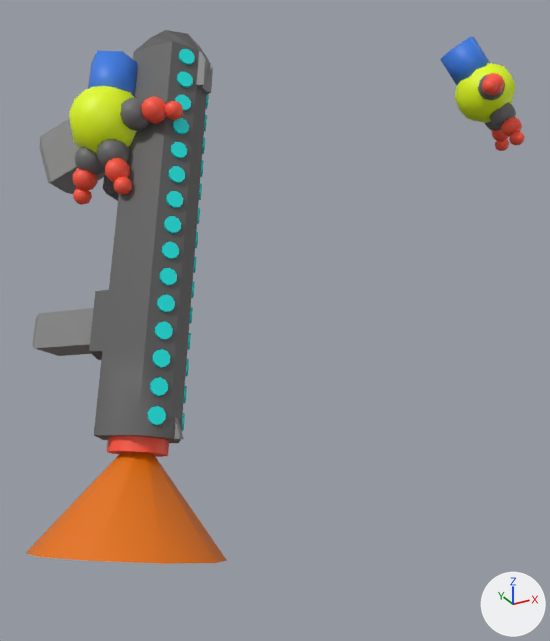
A saved change to the glTF model public/assets/models/assault/default/fps.glb.
Before and after are seen from a 50 mm lens placed at (-0.606, -0.955, -0.028), pointed at (-0.134, -0.097, -0.457). The axes (+X, +Y, +Z) are drawn at lower right. The lights are the same throughout. Where no turn or scale is listed for an object, it has been applied to the vertices. Vertices at the same position are counted once.

The older version as bpy lines, for what is in view:
```python
me_circle_017 = bpy.data.meshes.new('Circle.017')
me_circle_017.from_pydata(...)  # 20 vertices, 20 faces; spans x -0.168..0.036, y -0.196..-0.009, z -0.222..-0.052
me_circle_017.materials.append(mat_blast)  # orange #e77400
me_sphere_005 = bpy.data.meshes.new('Sphere.005')
me_sphere_005.from_pydata(...)  # 864 vertices, 1640 faces; spans x -0.372..0.372, y -0.073..0.082, z -0.285..-0.102
# faces by material slot: [40, 960, 160, 480]
me_sphere_005.materials.append(mat_blue)  # blue #387de7
me_sphere_005.materials.append(mat_red)  # red #ff543c
me_sphere_005.materials.append(mat_green)  # yellow #e5ff00
me_sphere_005.materials.append(mat_grey)  # dark grey #696969
me_sphere_017 = bpy.data.meshes.new('Sphere.017')
me_sphere_017.from_pydata(...)  # 786 vertices, 1418 faces; spans x -0.222..0.067, y -0.273..0.148, z -0.375..0.09
# faces by material slot: [172, 104, 2, 60, 1080]
me_sphere_017.materials.append(mat_assault_main_color)  # dark grey #5c5c5c
me_sphere_017.materials.append(mat_assault_secondcolor)  # grey #858585
me_sphere_017.materials.append(mat_material_007)  # green #00e716
me_sphere_017.materials.append(mat_red)  # red #ff543c
me_sphere_017.materials.append(mat_emissive)  # cyan #00e7e3
ob_arms = bpy.data.objects.new('arms', me_sphere_005)
ob_arms.location = (0.0, 0.0, 0.0)
ob_sphere_015 = bpy.data.objects.new('Sphere.015', me_sphere_017)
ob_sphere_015.location = (-0.232, 0.012, -0.17)
ob_tip_assault = bpy.data.objects.new('tip-assault', me_circle_017)
ob_tip_assault.location = (-0.358, -0.181, -0.459)
```
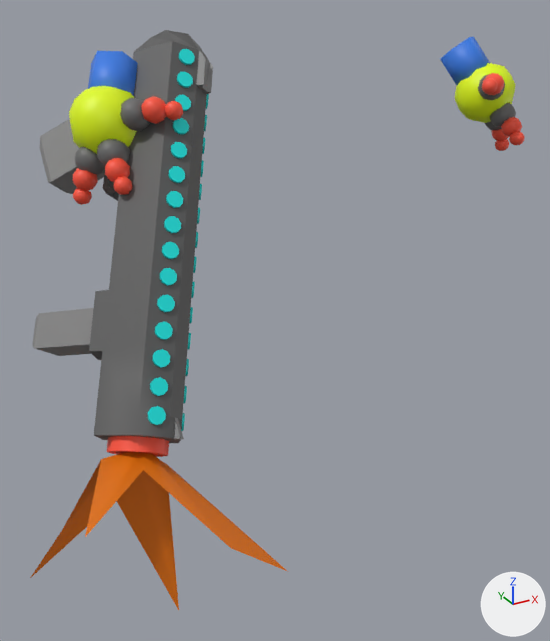
Boxes (x1, y1, x2, y2) around the edits, measured in the pictures (550 x 641 px):
'tip-assault', reshaped (28% wider, 41% taller): before (26, 452, 227, 564); after (30, 452, 287, 610)

Edits to the bpy script that builds the scene:
```text
Change me_circle_017:
    where me_circle_017.from_pydata(...)  # 20 vertices, 20 faces; spans x -0.168..0.036, y -0.196..-0.009, z -0.222..-0.052
    used by ob_tip_assault; location = (-0.358, -0.181, -0.459)
    me_circle_017 part 1
    me_circle_017.vertices[10].co: (0.002, -0.186, -0.126) -> (0.034, -0.159, -0.14)  # pixel (214, 563) -> pixel (230, 548)
    me_circle_017.vertices[11].co: (-0.058, -0.196, -0.094) -> (-0.038, -0.095, -0.051)  # pixel (162, 563) -> pixel (143, 470)
    me_circle_017.vertices[12].co: (-0.121, -0.17, -0.084) -> (-0.124, -0.166, -0.057)  # pixel (92, 561) -> pixel (84, 537)
    me_circle_017.vertices[13].co: (-0.163, -0.119, -0.1) -> (-0.072, -0.049, -0.053)  # pixel (38, 556) -> pixel (101, 459)
    me_circle_017.vertices[14].co: (-0.168, -0.061, -0.137) -> (-0.12, -0.027, -0.148)  # pixel (25, 553) -> pixel (62, 529)
    me_circle_017.vertices[15].co: (-0.134, -0.019, -0.18) -> (-0.163, -0.009, -0.218)  # not seen -> pixel (29, 579)
    me_circle_017.vertices[16].co: (-0.075, -0.009, -0.212) -> (-0.048, -0.005, -0.146)  # not seen -> pixel (115, 500)
    me_circle_017.vertices[17].co: (-0.012, -0.035, -0.222) -> (0.002, -0.065, -0.298)  # not seen -> pixel (179, 611)
    me_circle_017.vertices[18].co: (0.03, -0.086, -0.206) -> (0.007, -0.041, -0.09)  # not seen -> pixel (166, 463)
    me_circle_017.vertices[19].co: (0.036, -0.144, -0.169) -> (0.093, -0.186, -0.178)  # pixel (227, 560) -> pixel (288, 572)
```
